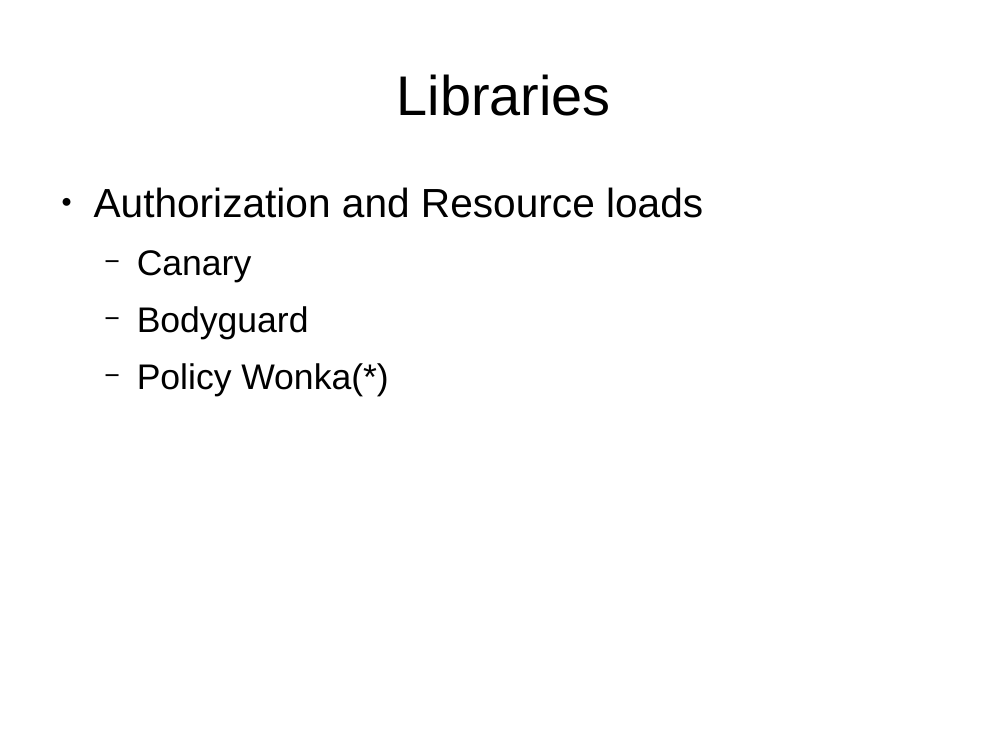
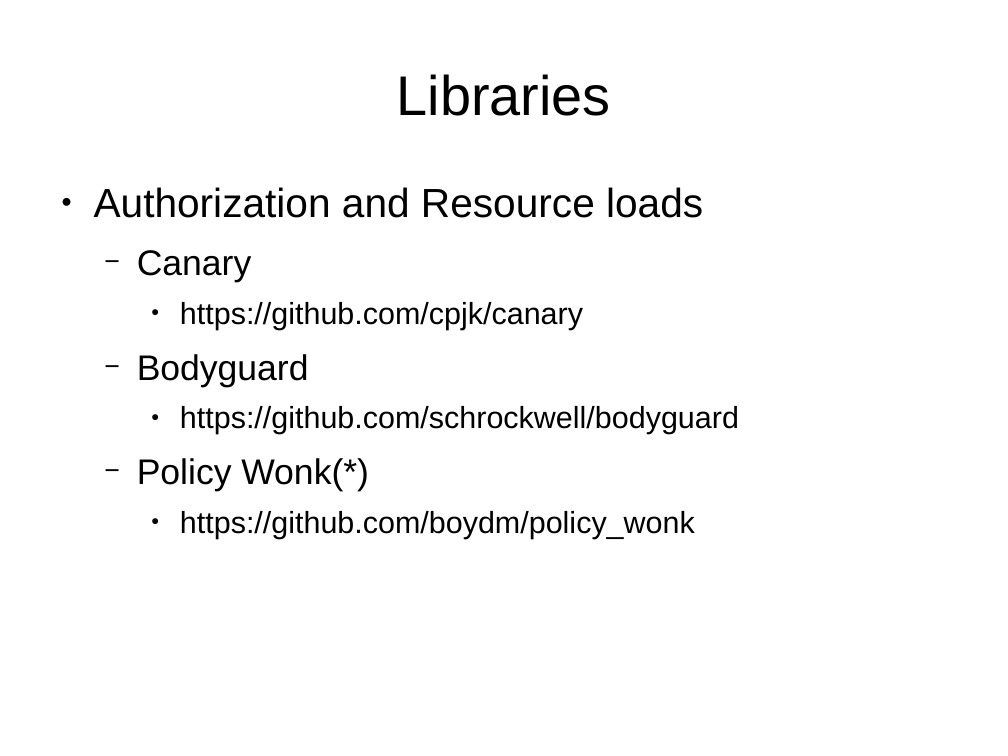
Before and after one commit to ramortegui/talks, a slide deck: slide 36 of odps/working_with_phoenix.odp (slide 27 before the commit). Drawn at 1008x756 pixels with LibreOffice and Linux fonts; fonts in the diff are those of the drawing. Boxes give left, top, right and bottom in pixels: in the first picture for what was removed or moved away, otherwise in the second. Text is boxed around its words. In the diff, an @@ line names an element or a change of style, - is before the commit and + after.

```diff
--- a/odps/working_with_phoenix.odp
+++ b/odps/working_with_phoenix.odp
@@ text at (x1=180, y1=302, x2=583, y2=329): paragraph added @@
+    ● https://github.com/cpjk/canary
@@ text at (x1=137, y1=406, x2=739, y2=538): text changed; size 28 to 24 pt @@
-  − Policy Wonka(*)
+    ● https://github.com/schrockwell/bodyguard
+  − Policy Wonk(*)
+    ● https://github.com/boydm/policy_wonk
```
Also in this commit, not shown: 27 other slides changed, 9 slides added, 10 other files.
